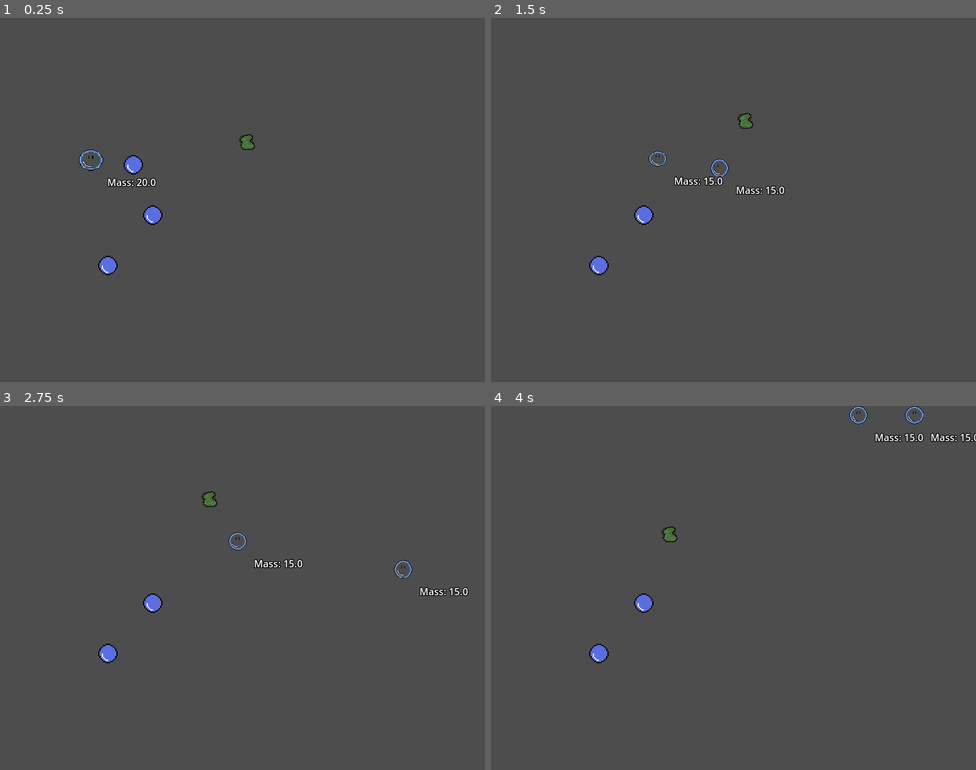
Above: before the commit, frames 1-4 (two rows, left to right).
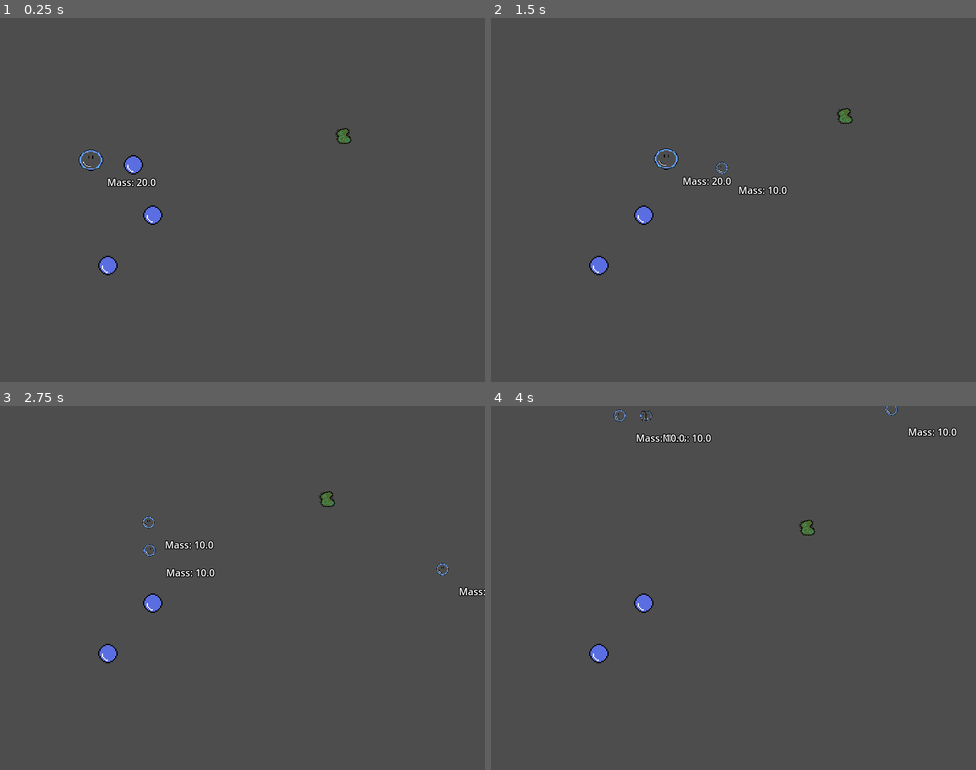
Above: after the commit, the same moments.

Repository: that-damn-cat/BubbleTrouble
Game: Godot game, scene res://game.tscn
Same seed, same stepped clock (60 frames per second), same inputs: the game is played once before the commit and once after it.
Inputs:
- Up to frame 1 (0.25 s): no input
- Up to frame 2 (1.5 s): hold Right (right) 0.53-1.28 s; tap Space (shoot) at 0.6, 1.35 s; hold Down (down) from 1.28 s (still down)
- Up to frame 3 (2.75 s): release Down (down) at 2.03 s; hold Right (right) from 2.03 s (still down); tap Space (shoot) at 2.1 s
- Up to frame 4 (4 s): release Right (right) at 2.78 s; hold Up (up) 2.78-3.53 s; tap Space (shoot) at 2.85, 3.6 s; hold Left (left) from 3.53 s (still down)

The runs differ from the first frame. In frame 1, 0.2% of the frame differs, in the area x 49-73%, y 30-37%; in frame 2, 0.7%; in frame 3, 1.1%, in the area x 29-100%, y 23-53%; in frame 4, 1.1%.

Commit message:
More Player Polish

Diff:
--- a/Components/GrowComponent/GrowComponent.gd
+++ b/Components/GrowComponent/GrowComponent.gd
@@ -2,12 +2,9 @@
 extends Node
 
 @export var sprites: Array[Sprite2D]
-@export var collision_shapes: Array[CollisionShape2D]
+@export var collision_offsets: Dictionary[CollisionShape2D, float]
 @export var size: float
 @export var scaling: float = 1.0
-
-func _ready() -> void:
-	update_size()
 
 func update_size() -> void:
 	for sprite in sprites:
@@ -17,11 +14,13 @@
 		var sprite_height = sprite.texture.get_size().y / sprite.vframes
 		sprite.scale.y = (size / sprite_height) * globals.scaling_factor * scaling
 
-	for collider in collision_shapes:
+	for collider in collision_offsets.keys():
+		if not is_instance_valid(collider):
+			print("Bad!")
 		var shape: Shape2D = collider.shape
 
 		if shape is CircleShape2D:
-			shape.radius = ((size / 2.0)) * globals.scaling_factor * scaling
+			shape.radius = ((size / 2.0) + collision_offsets[collider]) * globals.scaling_factor * scaling
 		else:
 			push_error("Shape type not handled yet. Implement me :(")
 
--- a/Entities/Droplet/droplet.gd
+++ b/Entities/Droplet/droplet.gd
@@ -1,6 +1,6 @@
 extends Area2D
 
-@export var size_bonus: float = 2.0
+@export var size_bonus: float = 5.0
 @export var grow_component: GrowComponent
 
 func _ready() -> void:
--- a/Entities/Droplet/droplet.tscn
+++ b/Entities/Droplet/droplet.tscn
@@ -5,7 +5,7 @@
 [ext_resource type="Script" uid="uid://clk0dpb5pe8ty" path="res://Components/GrowComponent/GrowComponent.gd" id="3_mmn5u"]
 
 [sub_resource type="CircleShape2D" id="CircleShape2D_y06n3"]
-radius = 8.062258
+radius = 8.0
 
 [node name="Droplet" type="Area2D" node_paths=PackedStringArray("grow_component")]
 collision_layer = 8
@@ -19,14 +19,15 @@
 texture = ExtResource("2_pdndv")
 
 [node name="CollisionShape2D" type="CollisionShape2D" parent="."]
-unique_name_in_owner = true
 shape = SubResource("CircleShape2D_y06n3")
 debug_color = Color(0.008714891, 0.529545, 0.36803523, 0.41960785)
 
-[node name="GrowComponent" type="Node" parent="." node_paths=PackedStringArray("sprites", "collision_shapes")]
+[node name="GrowComponent" type="Node" parent="." node_paths=PackedStringArray("sprites", "collision_offsets")]
 script = ExtResource("3_mmn5u")
 sprites = [NodePath("../Sprite2D")]
-collision_shapes = [NodePath("../CollisionShape2D")]
+collision_offsets = {
+NodePath("../CollisionShape2D"): 0.0
+}
 metadata/_custom_type_script = "uid://clk0dpb5pe8ty"
 
 [connection signal="body_entered" from="." to="." method="_on_body_entered"]
--- a/Entities/Germ/germ.tscn
+++ b/Entities/Germ/germ.tscn
@@ -10,7 +10,7 @@
 size = Vector2(18, 18)
 
 [sub_resource type="CircleShape2D" id="CircleShape2D_kkfdt"]
-radius = 150.0
+radius = 125.0
 
 [sub_resource type="CircleShape2D" id="CircleShape2D_gq1pa"]
 radius = 12.649111
@@ -19,7 +19,7 @@
 collision_layer = 4
 collision_mask = 31
 script = ExtResource("1_wjhn7")
-seek_speed = 150.0
+seek_speed = 125.0
 
 [node name="Sprite2D" type="Sprite2D" parent="."]
 texture = ExtResource("1_4lhe2")
--- /dev/null
+++ b/Entities/Player/dying.gd
@@ -0,0 +1,4 @@
+extends State
+
+func enter() -> void:
+	state_machine.controlled_node.queue_free()
--- a/Entities/Player/player.gd
+++ b/Entities/Player/player.gd
@@ -1,5 +1,7 @@
 class_name Player
 extends CharacterBody2D
+
+signal died
 
 @export_category("Components")
 @export var grow_component: GrowComponent
@@ -7,35 +9,65 @@
 @export_category("Visuals")
 @export var animation: AnimationPlayer
 
-@export_category("Physics")
-@export var acceleration = 15
-@export var max_speed = 500
+@export_category("Mass")
+@export var mass: float = 20.0
+@export var min_mass: float = 10.0
+@export var max_mass: float = 50.0
+@export var shot_mass: float = 10.0
+
+@export_category("Motion")
+@export var max_acceleration: float = 25.0
+@export var min_acceleration: float = 5.0
+@export var min_speed: float = 175.0
+@export var max_speed: float = 550.0
 @export_range(0.0, 1.0, 0.01) var friction = .09
-@export var mass: float = 20.0
 
 @export_category("Collider Settings")
 @export var collider: CollisionShape2D
-@export var physics_inset_pixels: float = 2.0
-@export var merge_outset_pixels: float = 1.0
+@export var merge_collder: CollisionShape2D
 
 var direction := Vector2.ZERO
 
 func _ready() -> void:
+	collider.shape = CircleShape2D.new()
+	merge_collder.shape = CircleShape2D.new()
 	set_mass(mass)
 
-
 func set_mass(amount: float) -> void:
-	mass = amount
+	mass = clamp(amount, 0, max_mass)
 	grow_component.size = mass
 	grow_component.update_size()
 	%MassLabel.text = "Mass: %0.1f" % mass
 
+	if mass < min_mass:
+		died.emit()
+
+func merge(consumed: Player) -> void:
+	set_mass(mass + consumed.mass)
+	consumed.queue_free()
 
 func _physics_process(delta):
+	var acceleration = remap(mass, min_mass, max_mass, max_acceleration, min_acceleration)
+	var speed_cap = remap(mass, min_mass, max_mass, max_speed, min_speed)
+
 	if direction.length() > 0.0:
 		velocity += direction * acceleration
-		velocity = velocity.limit_length(max_speed)
+		velocity = velocity.limit_length(speed_cap)
 	else:
 		velocity = lerp(velocity, Vector2.ZERO, friction)
 
 	move_and_slide()
+
+func _on_merge_area_body_entered(body: Node2D) -> void:
+	if body is not Player:
+		return
+
+	if body == self:
+		return
+
+	body = body as Player
+
+	if mass < body.mass:
+		return
+
+	merge(body)
--- a/Entities/Player/player.tscn
+++ b/Entities/Player/player.tscn
@@ -1,13 +1,13 @@
-[gd_scene load_steps=20 format=3 uid="uid://bo5tu8ywsry1c"]
+[gd_scene load_steps=18 format=3 uid="uid://bo5tu8ywsry1c"]
 
 [ext_resource type="Script" uid="uid://28w3tm2vv6c7" path="res://Entities/Player/player.gd" id="1_y2db8"]
 [ext_resource type="Texture2D" uid="uid://dot4dglb0ok4a" path="res://Entities/Player/Assets/BubbleTroublePlayer-Sheet.png" id="3_lu8i8"]
 [ext_resource type="Script" uid="uid://clk0dpb5pe8ty" path="res://Components/GrowComponent/GrowComponent.gd" id="3_tekja"]
 [ext_resource type="Script" uid="uid://bgpd4vkv8bjbk" path="res://Entities/Player/state_machine.gd" id="4_5c2io"]
 [ext_resource type="Script" uid="uid://dns8j3tufk62e" path="res://Entities/Player/spawning.gd" id="5_01a4e"]
-[ext_resource type="Script" uid="uid://xmr3p4wrraye" path="res://Components/State/State.gd" id="5_4wf4l"]
 [ext_resource type="Script" uid="uid://dq1wg41ifg4p3" path="res://Entities/Player/active.gd" id="6_7a1se"]
 [ext_resource type="Script" uid="uid://7jdsurafbrdf" path="res://Entities/Player/splitting.gd" id="7_lub02"]
+[ext_resource type="Script" uid="uid://doymo03ie2gh5" path="res://Entities/Player/dying.gd" id="8_7a1se"]
 
 [sub_resource type="Animation" id="Animation_tekja"]
 length = 0.001
@@ -153,21 +153,15 @@
 &"split": SubResource("Animation_lub02")
 }
 
-[sub_resource type="CircleShape2D" id="CircleShape2D_0e48y"]
-radius = 28.0
-
-[sub_resource type="CircleShape2D" id="CircleShape2D_7a1se"]
-radius = 34.0
-
-[node name="Player" type="CharacterBody2D" node_paths=PackedStringArray("grow_component", "animation", "collider")]
+[node name="Player" type="CharacterBody2D" node_paths=PackedStringArray("grow_component", "animation", "collider", "merge_collder")]
 collision_layer = 2
 collision_mask = 31
 script = ExtResource("1_y2db8")
 grow_component = NodePath("GrowComponent")
 animation = NodePath("Bubs/AnimationPlayer")
-max_speed = 400
 friction = 0.06
 collider = NodePath("PhysicsCollider")
+merge_collder = NodePath("MergeArea/MergeCollider")
 
 [node name="Bubs" type="Sprite2D" parent="."]
 unique_name_in_owner = true
@@ -183,18 +177,23 @@
 autoplay = "idle"
 
 [node name="PhysicsCollider" type="CollisionShape2D" parent="."]
-visible = false
-shape = SubResource("CircleShape2D_0e48y")
+debug_color = Color(0.99959034, 0, 0.12267729, 0.41960785)
 
 [node name="MergeArea" type="Area2D" parent="."]
+collision_layer = 2
+collision_mask = 2
 
 [node name="MergeCollider" type="CollisionShape2D" parent="MergeArea"]
-shape = SubResource("CircleShape2D_7a1se")
-
-[node name="GrowComponent" type="Node" parent="." node_paths=PackedStringArray("sprites", "collision_shapes")]
+disabled = true
+debug_color = Color(0, 0.63703483, 0.40133417, 0.41960785)
+
+[node name="GrowComponent" type="Node" parent="." node_paths=PackedStringArray("sprites", "collision_offsets")]
 script = ExtResource("3_tekja")
 sprites = [NodePath("../Bubs")]
-collision_shapes = [NodePath("../PhysicsCollider"), NodePath("../MergeArea/MergeCollider")]
+collision_offsets = {
+NodePath("../PhysicsCollider"): -2.0,
+NodePath("../MergeArea/MergeCollider"): 2.0
+}
 metadata/_custom_type_script = "uid://clk0dpb5pe8ty"
 
 [node name="StateMachine" type="Node" parent="." node_paths=PackedStringArray("controlled_node", "initial_state")]
@@ -215,11 +214,12 @@
 
 [node name="Splitting" type="Node" parent="StateMachine"]
 script = ExtResource("7_lub02")
+player_scene_path = "res://Entities/Player/player.tscn"
 state_name = "splitting"
 metadata/_custom_type_script = "uid://xmr3p4wrraye"
 
 [node name="Dying" type="Node" parent="StateMachine"]
-script = ExtResource("5_4wf4l")
+script = ExtResource("8_7a1se")
 state_name = "dying"
 metadata/_custom_type_script = "uid://xmr3p4wrraye"
 
@@ -232,4 +232,6 @@
 theme_override_constants/outline_size = 5
 text = "Mass: "
 
+[connection signal="died" from="." to="StateMachine" method="_on_player_died"]
 [connection signal="animation_finished" from="Bubs/AnimationPlayer" to="StateMachine/Splitting" method="_on_animation_player_animation_finished"]
+[connection signal="body_entered" from="MergeArea" to="." method="_on_merge_area_body_entered"]
--- a/Entities/Player/spawning.gd
+++ b/Entities/Player/spawning.gd
@@ -2,16 +2,22 @@
 
 var physics_delay_secs: float = 0.75
 var elapsed_time: float = 0.0
+var controlled_node: Player
 
 func enter() -> void:
+	controlled_node = state_machine.controlled_node
 	elapsed_time = 0.0
-	state_machine.controlled_node.set_collision_mask_value(2, false)
-	state_machine.controlled_node.animation.play("shoot_spawn")
+
+	controlled_node.set_collision_mask_value(2, false)
+	controlled_node.merge_collder.disabled = true
+
+	controlled_node.animation.play("shoot_spawn")
 
 func update(delta: float) -> void:
 	if elapsed_time <= physics_delay_secs:
 		elapsed_time += delta
 		return
 
-	state_machine.controlled_node.set_collision_mask_value(2, true)
+	controlled_node.set_collision_mask_value(2, true)
+	controlled_node.merge_collder.disabled = false
 	transition_to("active")
--- a/Entities/Player/splitting.gd
+++ b/Entities/Player/splitting.gd
@@ -1,18 +1,31 @@
 extends State
+
+@export_file_path("*.tscn") var player_scene_path: String
 
 var controlled_node: Player
 
 func enter() -> void:
 	controlled_node = state_machine.controlled_node
+	controlled_node.merge_collder.disabled = true
 	controlled_node.animation.play("split")
 
-	var new_player : Player = controlled_node.duplicate()
+	var player_resource := load(player_scene_path) as PackedScene
+	var new_player = player_resource.instantiate()
+	new_player.global_position = controlled_node.global_position
+
+	new_player.mass = controlled_node.shot_mass
+	controlled_node.set_mass(controlled_node.mass - controlled_node.shot_mass)
+
+	var min_effective_speed = 0.4 * controlled_node.min_speed
+	if controlled_node.velocity.length() < min_effective_speed:
+		var direction = Vector2(randf_range(-1.0, 1.0), randf_range(-1.0, 1.0)).normalized()
+		controlled_node.velocity = direction * min_effective_speed
+
+	new_player.velocity = controlled_node.velocity * 2.0
 	controlled_node.velocity *= Vector2(-1, -1)
-	new_player.velocity *= 2.0
 	controlled_node.velocity *= 0.8
 
-	new_player.mass *= 0.5
-	controlled_node.set_mass(controlled_node.mass * 0.5)
+
 	controlled_node.set_collision_mask_value(2, false)
 
 	globals.player_container.add_child(new_player)
@@ -23,4 +36,5 @@
 
 func _on_animation_player_animation_finished(anim_name: StringName) -> void:
 	if anim_name == "split":
+		controlled_node.merge_collder.disabled = false
 		transition_to("active")
--- a/Entities/Player/state_machine.gd
+++ b/Entities/Player/state_machine.gd
@@ -1,3 +1,6 @@
 extends StateMachine
 
 @export var controlled_node: Player
+
+func _on_player_died() -> void:
+	change_state("dying")
--- a/game.tscn
+++ b/game.tscn
@@ -47,7 +47,7 @@
 unique_name_in_owner = true
 
 [node name="germ" parent="Enemies" instance=ExtResource("3_0ia01")]
-position = Vector2(404, 204)
+position = Vector2(563, 194)
 
 [node name="Pickups" type="Node" parent="."]
 unique_name_in_owner = true
Not shown, added: Entities/Player/dying.gd.uid
